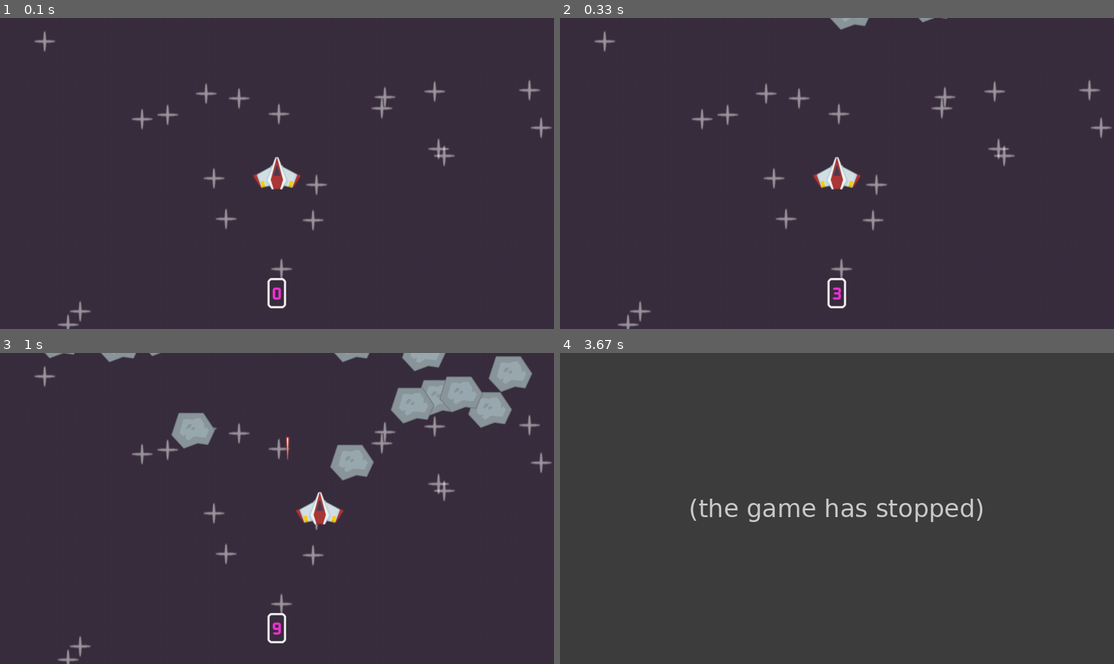
Above: before the commit, frames 1-4 (two rows, left to right).
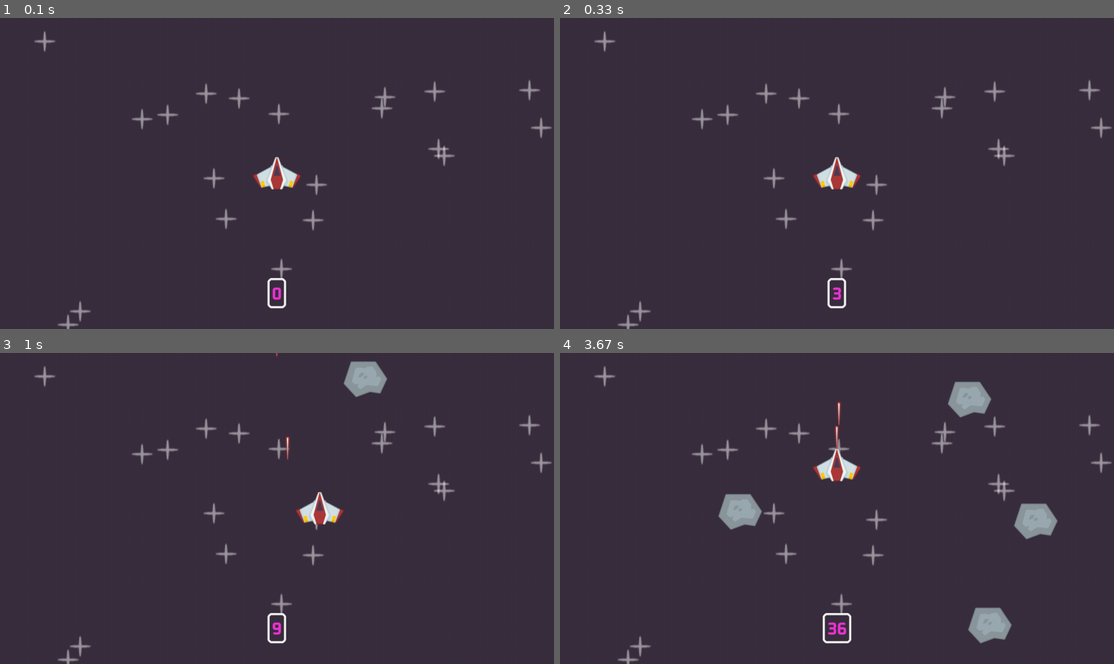
Above: after the commit, the same moments.

Repository: john-salinas/pygame_tutorial
Game: pygame game, started from 1 Space shooter/_src/main.py
Same seed, same stepped clock (60 frames per second), same inputs: the game is played once before the commit and once after it.
Inputs:
- Up to frame 1 (0.1 s): no input
- Up to frame 2 (0.33 s): no input
- Up to frame 3 (1 s): tap Space at 0.33, 0.73 s; hold D from 0.67 s (still down)
- Up to frame 4 (3.67 s): tap Space at 1.03, 1.23, 1.57, 1.87, 2.07, 2.37, 2.63, 2.97, 3.27, 3.4 s; release D at 1.13 s; hold W 1.17-1.47 s; hold D 1.5-1.97 s; hold A 2-2.53 s; hold S 2.57-2.87 s; hold A 2.9-3.3 s; hold W from 3.33 s (still down)

Frame 1 is identical in both runs. In frame 2, 0.2% of the frame differs, in the area x 48-70%, y 0-4%; in frame 3, 5.5%; in frame 4, 5.6%, in the area x 6-100%, y 4-100%.
Before the commit the program exited at 1.05 s; later frames show no game.

Commit message:
making the meteor/player collisions mask based

Diff:
--- a/1 Space shooter/_src/main.py
+++ b/1 Space shooter/_src/main.py
@@ -87,7 +87,7 @@
   global running
 
   # Checking if the player hits a meteor and closing the game if it happens
-  collision_sprites = pygame.sprite.spritecollide(player, meteor_sprites, True)
+  collision_sprites = pygame.sprite.spritecollide(player, meteor_sprites, True, pygame.sprite.collide_mask)
   if collision_sprites:
     running = False
 
@@ -135,7 +135,7 @@
 # Custom events
 # Interval timer
 meteor_event = pygame.event.custom_type()
-pygame.time.set_timer(meteor_event, 50)
+pygame.time.set_timer(meteor_event, 500)
 
 
 
